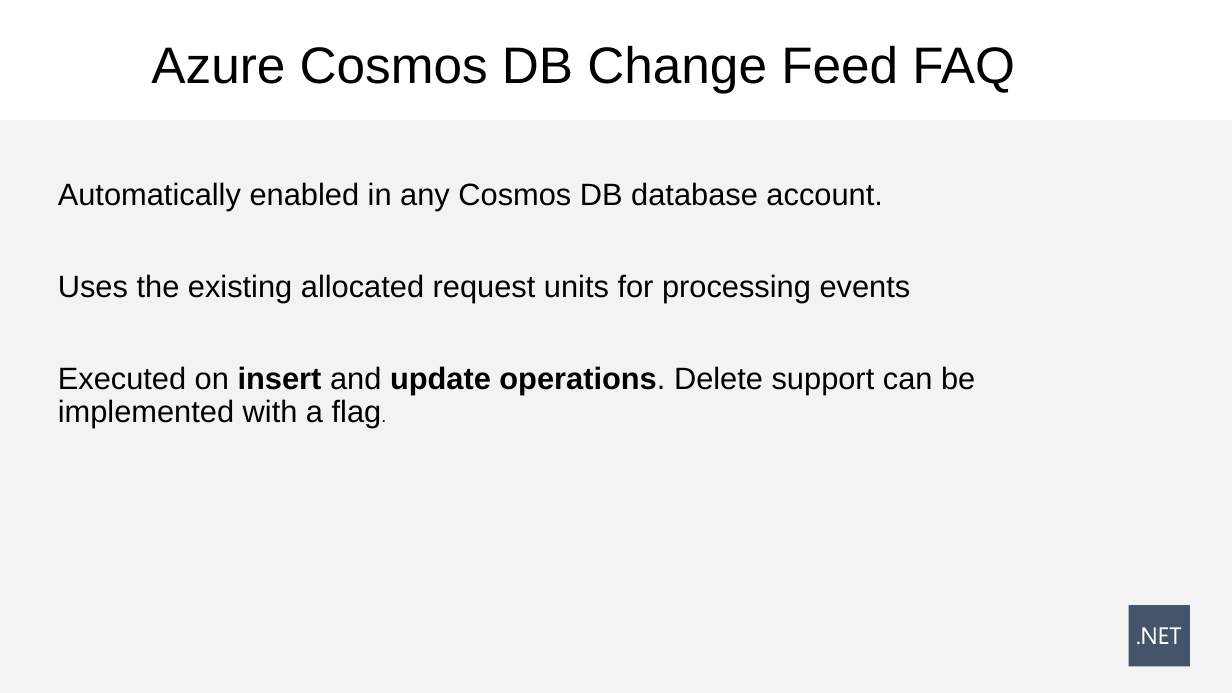
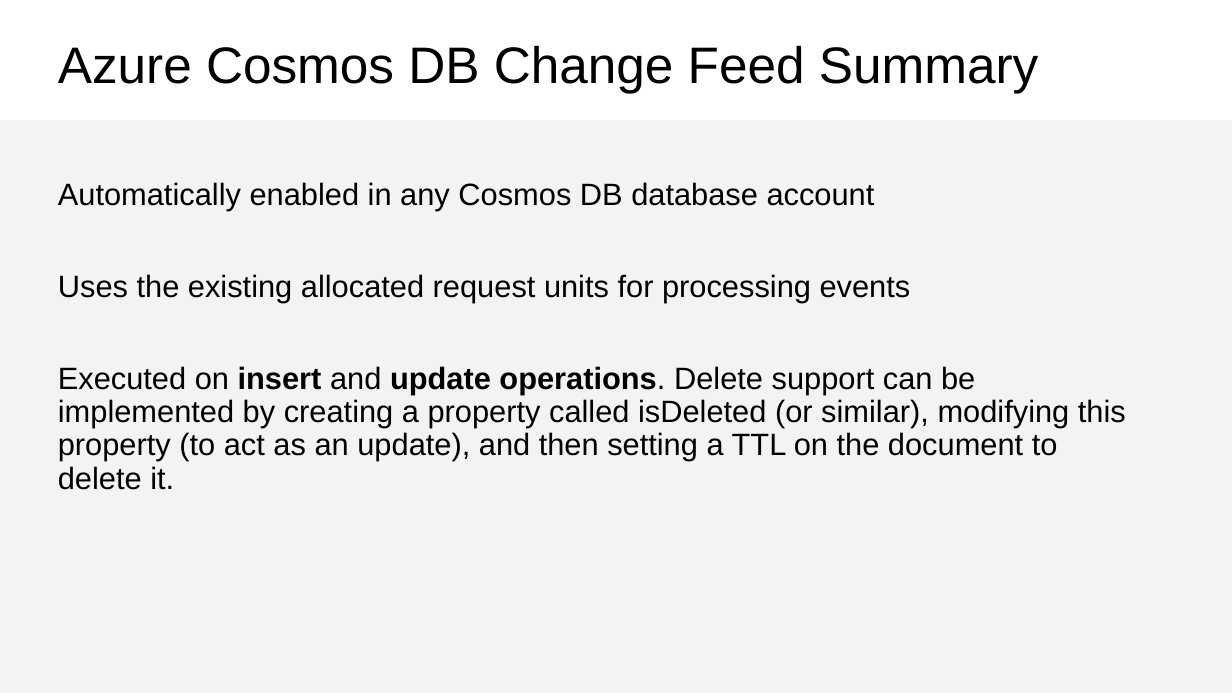
Before and after one commit to CosmosDB/labs, a slide deck: slide 16 of decks/Change-Feed.pptx (slide 13 before the commit). Drawn at 1232x693 pixels with LibreOffice and Linux fonts; fonts in the diff are those of the drawing. Boxes give left, top, right and bottom in pixels: in the first picture for what was removed or moved away, otherwise in the second. Text is boxed around its words. In the diff, an @@ line names an element or a change of style, - is before the commit and + after.

Commit message:
update change feed ppt

```diff
--- a/decks/Change-Feed.pptx
+++ b/decks/Change-Feed.pptx
@@ text at [58, 45, 1038, 93]: text changed @@
-Azure Cosmos DB Change Feed FAQ
+Azure Cosmos DB Change Feed Summary
@@ text at [58, 182, 875, 210]: text changed @@
-Automatically enabled in any Cosmos DB database account.
+Automatically enabled in any Cosmos DB database account
@@ text at [58, 366, 1126, 490]: text changed @@
-Executed on insert and update operations. Delete support can be implemented with a flag.
+Executed on insert and update operations. Delete support can be implemented by creating a property called isDeleted (or similar), modifying this property (to act as an update), and then setting a TTL on the document to delete it.
@@ rectangle removed at [1128, 605, 1189, 666] @@
@@ freeform shape removed at [1138, 628, 1182, 644] @@
```
Also in this commit, not shown: 7 other slides changed, 4 slides added, 1 slide removed.
